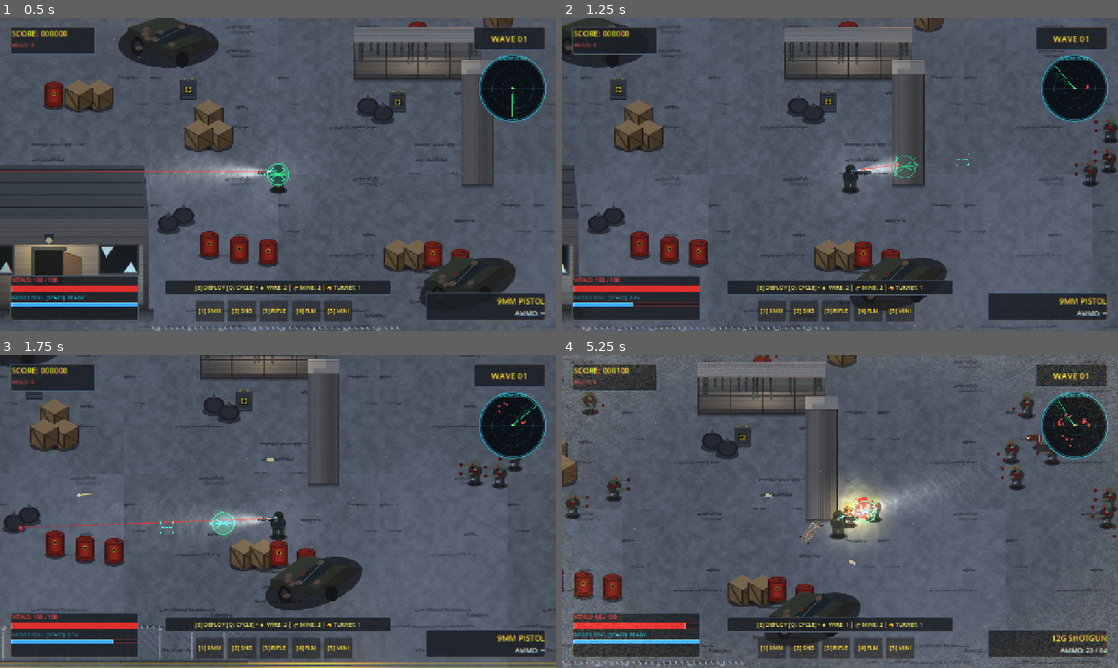
Above: before the commit, frames 1-4 (two rows, left to right).
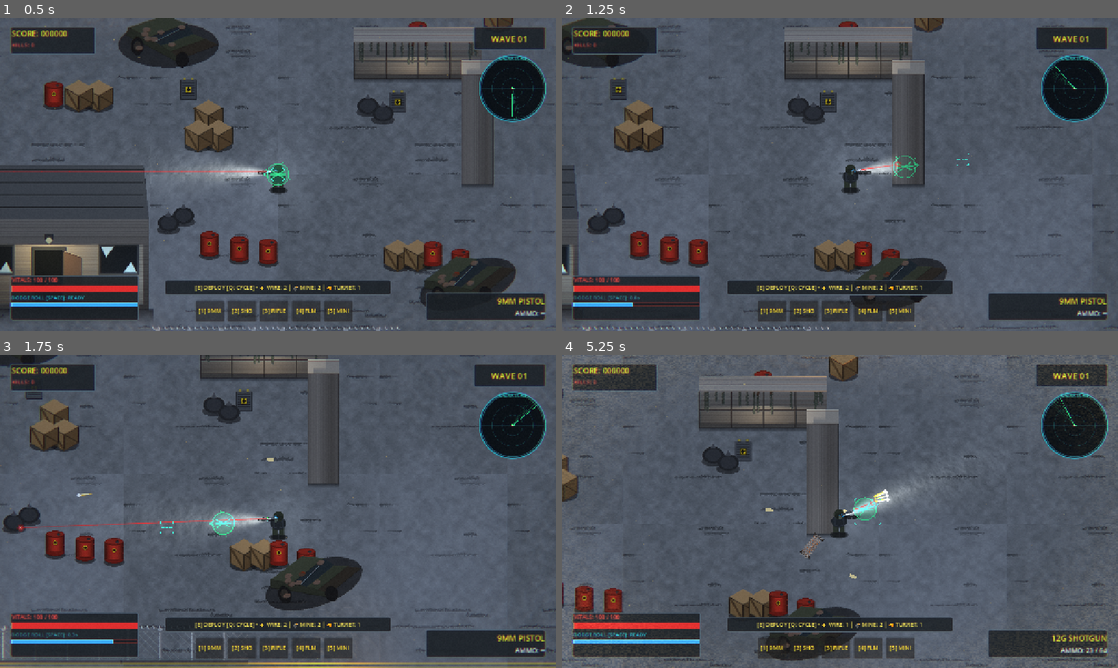
Above: after the commit, the same moments.

Repository: Beeplap/Killem
Game: Godot game, scene res://scenes/MainLevel.tscn
The game is run twice, just before and just after one commit, with the same random seed, the same clock (stepped at 60 frames per second) and the same inputs.
Inputs (mouse positions are in pixels of both pictures, inside the frame that each line leads up to):
- Up to frame 1 (0.5 s): no input
- Up to frame 2 (1.25 s): tap Enter at 0.5 s; move the mouse to (962, 158) at 0.52 s; hold D (move_right) from 0.53 s (still down); hold Space (dodge_roll) from 0.53 s (still down); click (962, 158) at 0.67 s
- Up to frame 3 (1.75 s): move the mouse to (166, 527) at 1.27 s; release D (move_right) at 1.28 s; release Space (dodge_roll) at 1.28 s; hold S (move_down) from 1.28 s (still down); click (166, 527) at 1.35 s
- Up to frame 4 (5.25 s): move the mouse to (895, 442) at 2.02 s; release S (move_down) at 2.03 s; hold D (move_right) 2.03-2.78 s; hold E 2.03-2.78 s; move the mouse to (812, 574) at 2.77 s; hold W (move_up) 2.78-3.53 s; tap one key every 0.75 s from 2.85 s: Enter R 1 2; click (812, 574) at 2.92 s; move the mouse to (1006, 558) at 3.52 s; hold A (move_left) 3.53-5.03 s; move the mouse to (673, 464) at 4.27 s; move the mouse to (867, 511) at 5.02 s; hold S (move_down) from 5.03 s (still down); click (867, 511) at 5.17 s

Frame 1 is identical in both runs. In frame 2, 0.6% of the frame differs, in the area x 92-100%, y 21-54%; in frame 3, 0.5%; in frame 4, 14%, in the area x 0-100%, y 0-100%.
Error after the commit: Parse Error: Preload file "res://scenes/mechanics/SupplyDrop.tscn" does not exist. (res://scripts/spawner.gd:36)

Commit message:
fix: ensure spawner calls spawn_air_drop

Diff:
--- a/scripts/audio_manager.gd
+++ b/scripts/audio_manager.gd
@@ -87,7 +87,8 @@
 	# Environment & SFX
 	"explode": BUS_SFX,
 	"gate_slam": BUS_SFX,
-	"electric_zap": BUS_SFX
+	"electric_zap": BUS_SFX,
+	"aircraft_flyby": BUS_SFX
 }
 
 # Ducking variables
--- a/scripts/spawner.gd
+++ b/scripts/spawner.gd
@@ -33,12 +33,16 @@
 	WAVE_CLEARED_REST
 }
 
+const SUPPLY_DROP_SCENE: PackedScene = preload("res://scenes/mechanics/SupplyDrop.tscn")
+const SUPPLY_DROP_INTERVAL: float = 30.0
+
 var current_state: State = State.SPAWNING
 var zombies_remaining_to_spawn: int = 0
 var spawn_timer: float = 0.0
 var cooldown_timer: float = 0.0
 var last_announced_second: int = -1
 var boss_spawned_for_wave: bool = false
+var supply_drop_timer: float = 0.0
 
 var player: Node2D = null
 
@@ -52,6 +56,12 @@
 	if player == null or not is_instance_valid(player):
 		player = get_tree().get_first_node_in_group("player")
 		return
+
+	# Repeating 30-Second Tactical Supply Drop
+	supply_drop_timer += delta
+	if supply_drop_timer >= SUPPLY_DROP_INTERVAL:
+		supply_drop_timer = 0.0
+		spawn_air_drop()
 
 	match current_state:
 		State.SPAWNING:
@@ -178,15 +188,18 @@
 	Global.play_sound("zombie_groan")
 
 func spawn_air_drop() -> void:
-	if player == null or not is_instance_valid(player):
-		return
-	var crate_scene = preload("res://scenes/SupplyCrate.tscn")
-	var crate = crate_scene.instantiate()
+	spawn_supply_drop()
+
+func spawn_supply_drop() -> void:
+	if player == null or not is_instance_valid(player):
+		return
+	var drop = SUPPLY_DROP_SCENE.instantiate()
 	var angle = randf() * TAU
-	var dist = randf_range(200.0, 340.0)
+	var dist = randf_range(180.0, 320.0)
 	var pos = player.global_position + Vector2(cos(angle), sin(angle)) * dist
-	crate.global_position = pos
-	get_parent().call_deferred("add_child", crate)
+	drop.global_position = pos
+	get_parent().call_deferred("add_child", drop)
+	print("[SPAWNER] 30s Tactical Supply Airdrop inbound at LZ: ", pos)
 
 func select_zombie_scene() -> PackedScene:
 	var roll = randf()
